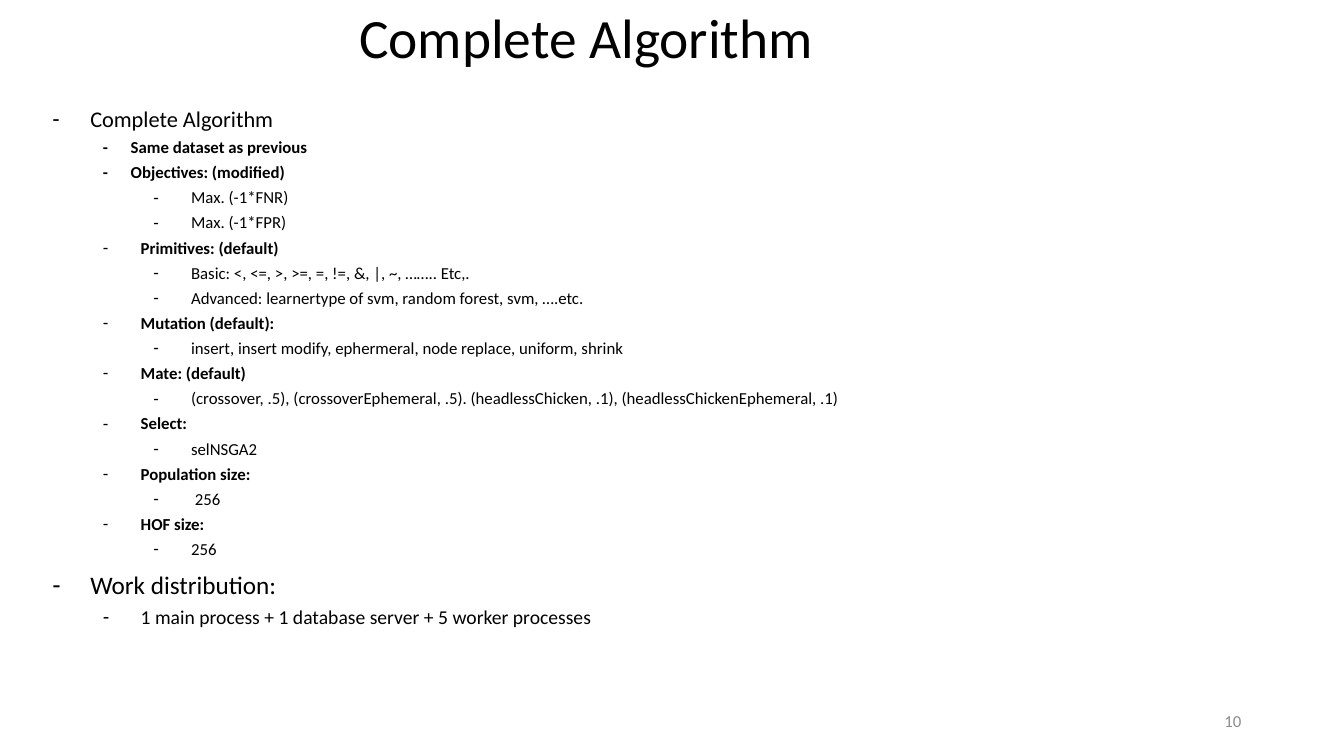
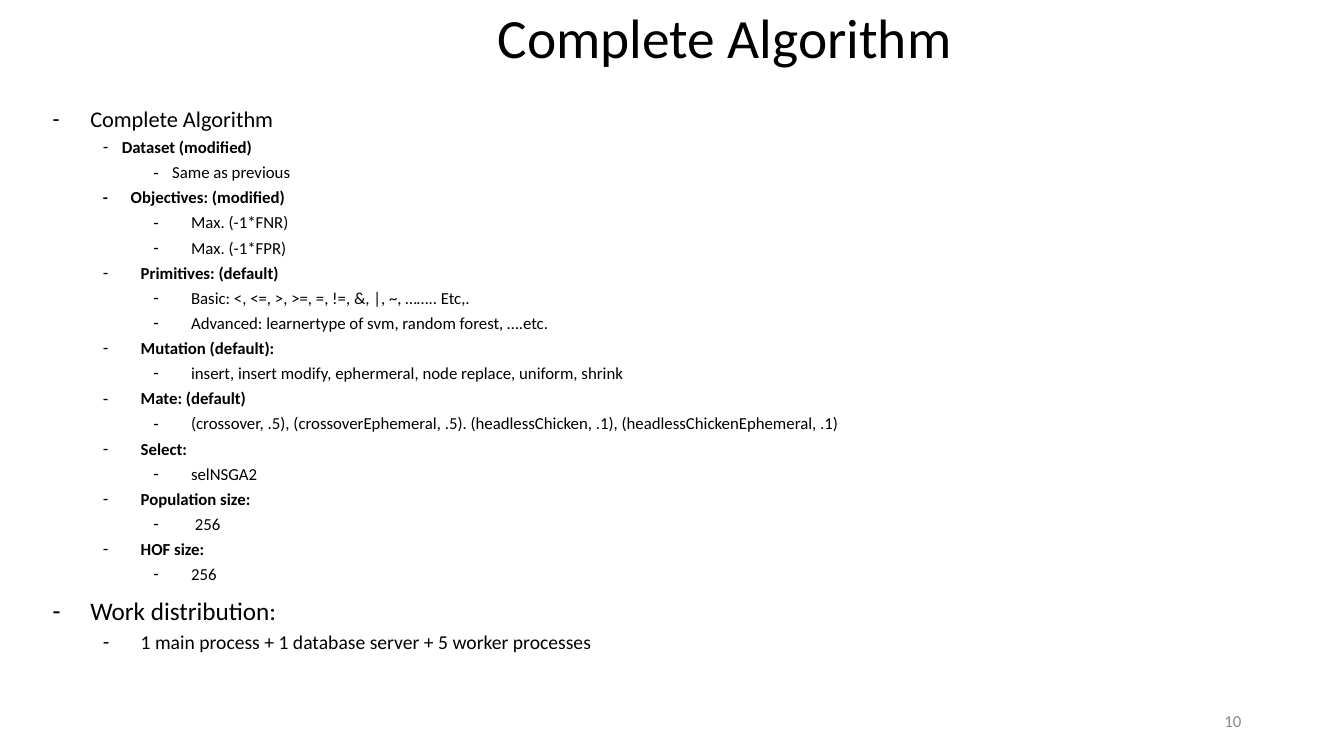
Before and after one commit to hzhaoc/AAD, a slide deck: slide 10 of results/Titanic EMADE GP Team 5 .pptx. Drawn at 1344x756 pixels with LibreOffice and Linux fonts; fonts in the diff are those of the drawing. Boxes give left, top, right and bottom in pixels: in the first picture for what was removed or moved away, otherwise in the second. Text is boxed around its words. In the diff, an @@ line names an element or a change of style, - is before the commit and + after.

```diff
--- a/results/Titanic EMADE GP Team 5 .pptx
+++ b/results/Titanic EMADE GP Team 5 .pptx
@@ title "Complete Algorithm" at (498, 19, 952, 68): alignment left to centre @@
@@ subtitle at (122, 140, 290, 181): text changed @@
-  - Same dataset as previous
+  – Dataset (modified)
+    – Same as previous
@@ subtitle at (191, 317, 548, 332): text changed @@
-    – Advanced: learnertype of svm, random forest, svm, ….etc.
+    – Advanced: learnertype of svm, random forest, ….etc.
```
Also in this commit, not shown: 2 other slides changed, 1 other file.
